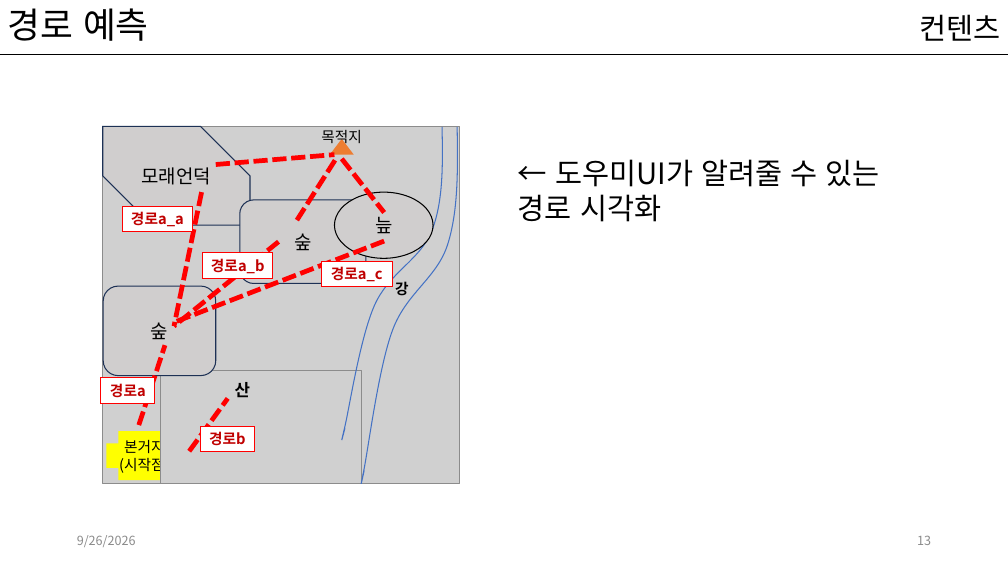
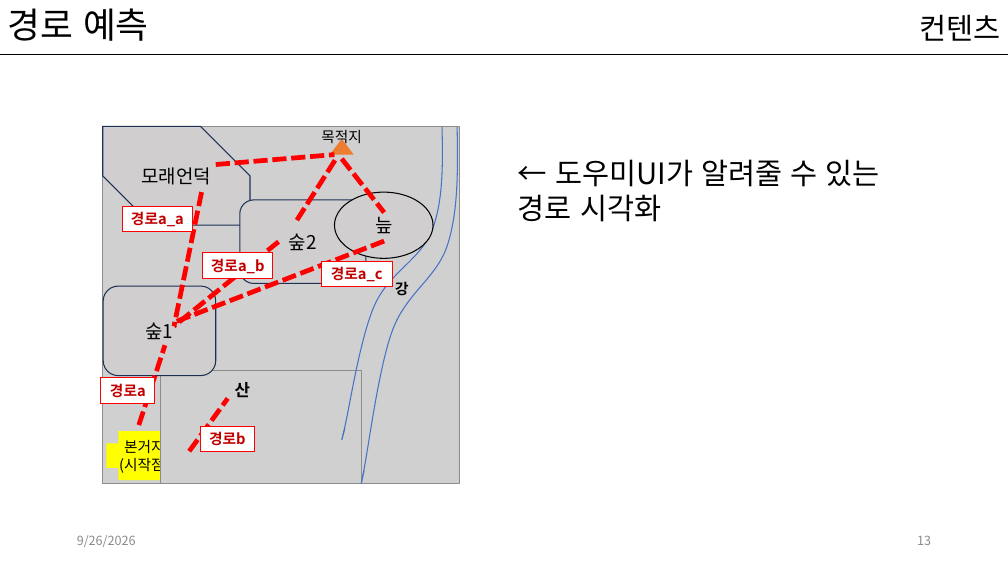
Before and after one commit to kwakyerin/2026_Graduation_Project, a slide deck: slide 13 of documents/HyunahKwon/design/designing/for_teammates/프로토타입_기획.pptx. Drawn at 1008x567 pixels with LibreOffice and Linux fonts; fonts in the diff are those of the drawing; grey boxes stand for pictures. Boxes give left, top, right and bottom in pixels: in the first picture for what was removed or moved away, otherwise in the second. Text is boxed around its words. In the diff, an @@ line names an element or a change of style, - is before the commit and + after.

```diff
--- a/documents/HyunahKwon/design/designing/for_teammates/프로토타입_기획.pptx
+++ b/documents/HyunahKwon/design/designing/for_teammates/프로토타입_기획.pptx
@@ text in rounded rectangle at bbox=[289, 233, 317, 251]: text changed @@
-숲
+숲2
@@ text in rounded rectangle at bbox=[146, 321, 174, 340]: text changed @@
-숲
+숲1
```
Also in this commit, not shown: 4 other slides changed, 1 slide added.
